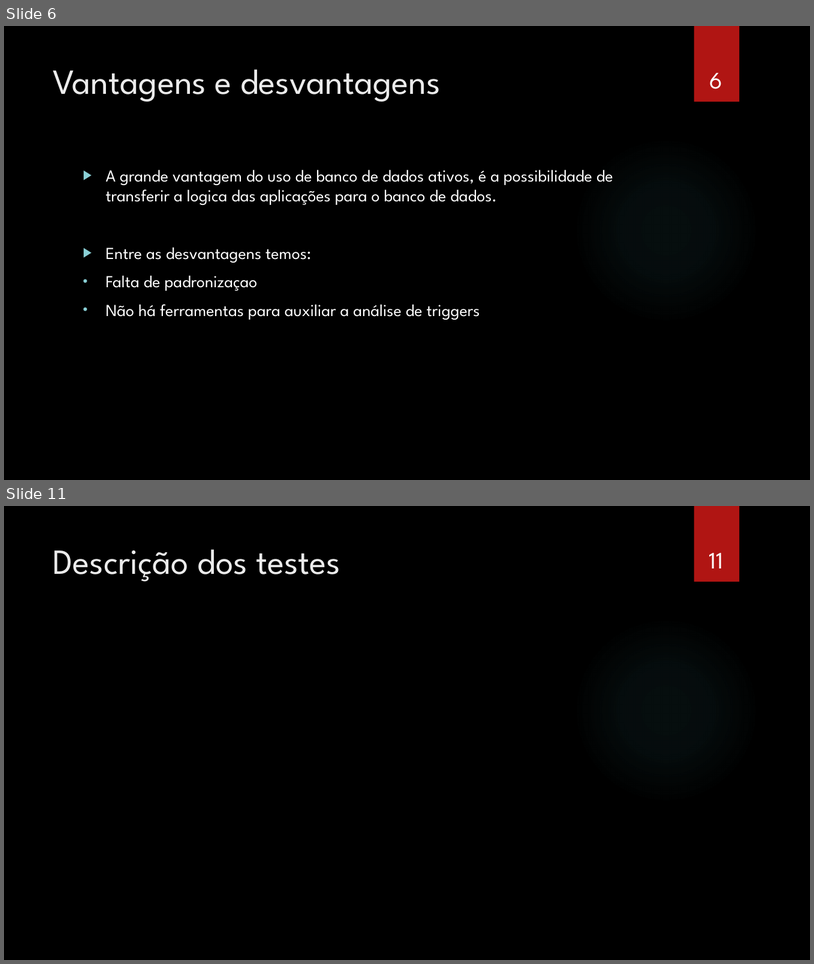
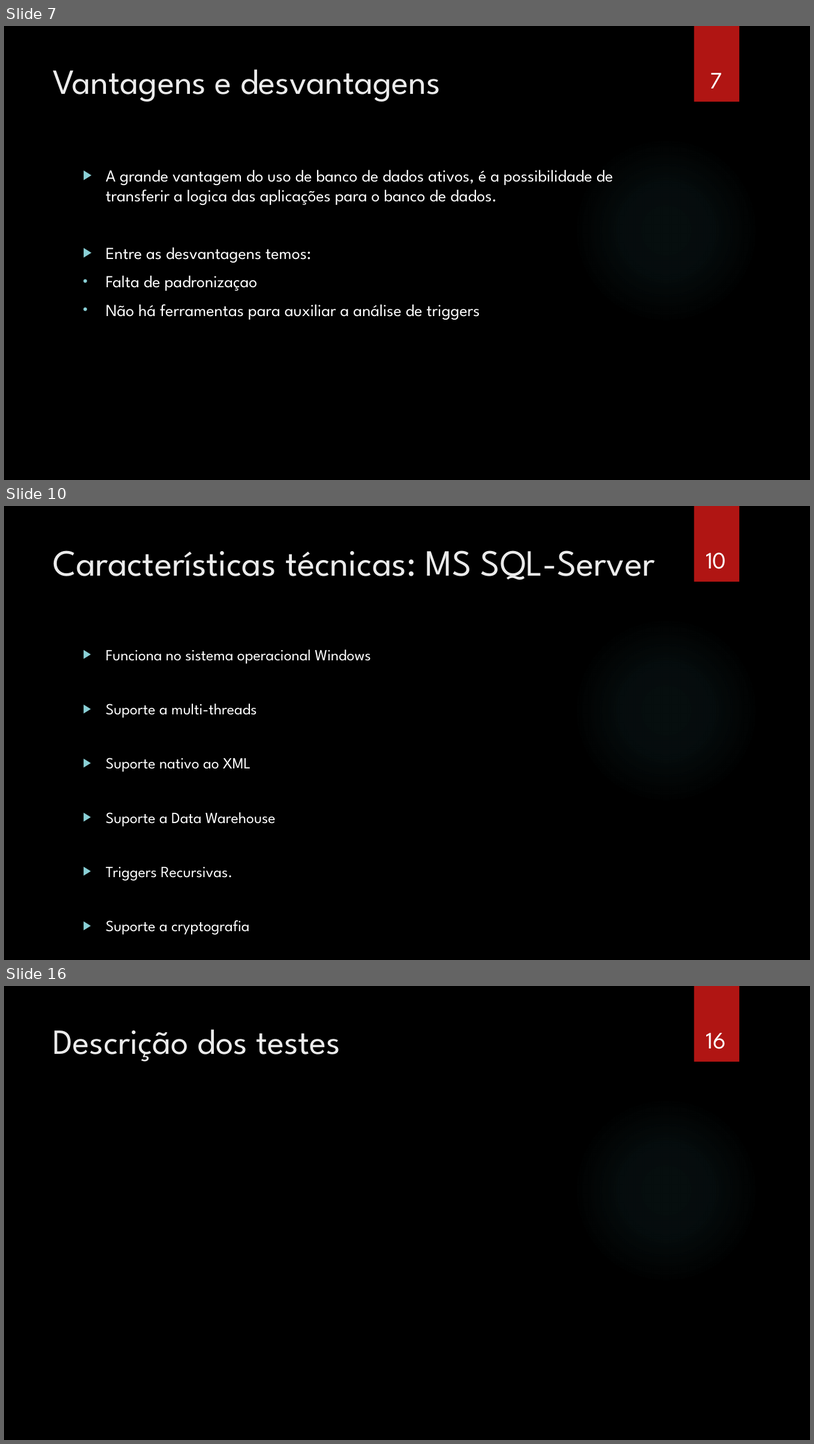
Before and after one commit to gorobaum/t2bd, a slide deck: apresentacao.pptx. Shown one above the other, each under a label of ours: slides 6 and 11 before the commit, slides 7, 10 and 16 after it; the slides between them are not shown. The pictures are 814x964 and 814x1444 pixels, drawn with LibreOffice and Linux fonts; fonts in the diff are those of the drawing; background and template pictures are left out. Boxes give left, top, right and bottom in pixels: in the first picture for what was removed or moved away, otherwise in the second. Text is boxed around its words. In the diff, an @@ line names an element or a change of style, - is before the commit and + after.

```diff
--- a/apresentacao.pptx
+++ b/apresentacao.pptx
@@ slide 10 added at [4,506,810,960], background picture (left out); not listed: 2 template elements that a slide beside it also shows @@
@@ title added at [53,550,656,580], 44 pt, text #EBEBEB @@
+Características técnicas: MS SQL-Server
@@ page number added at [706,552,727,569], 28 pt, text #FFFFFF @@
+10
@@ text added at [106,649,371,934], 18.5 pt, text #FFFFFF @@
+▶ Funciona no sistema operacional Windows
+▶ Suporte a multi-threads
+▶ Suporte nativo ao XML
+▶ Suporte a Data Warehouse
+▶ Triggers Recursivas.
+▶ Suporte a cryptografia
@@ what was slide 6 is now slide 7 @@
@@ page number at [710,73,722,88]: text changed @@
-6
+7
@@ what was slide 11 is now slide 16 @@
@@ page number at [707,1033,726,1049]: text changed @@
-11
+16
```
Also in this commit, not shown: 3 slides changed, 5 other slides added, 1 slide removed.
